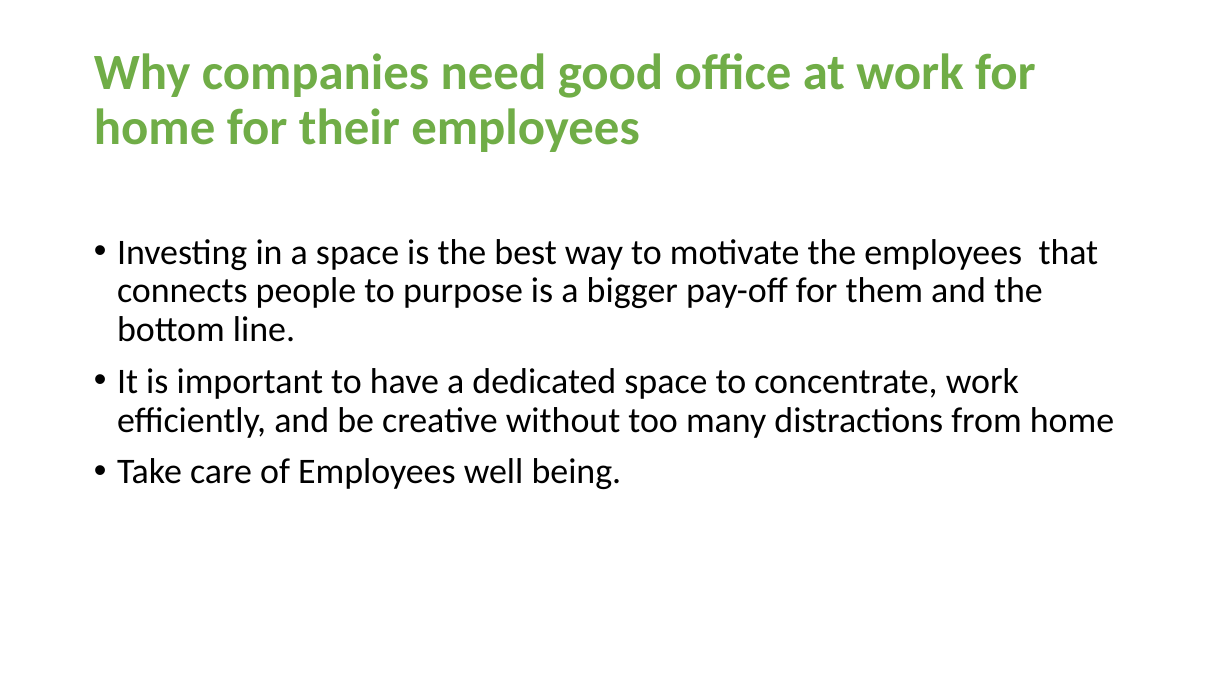
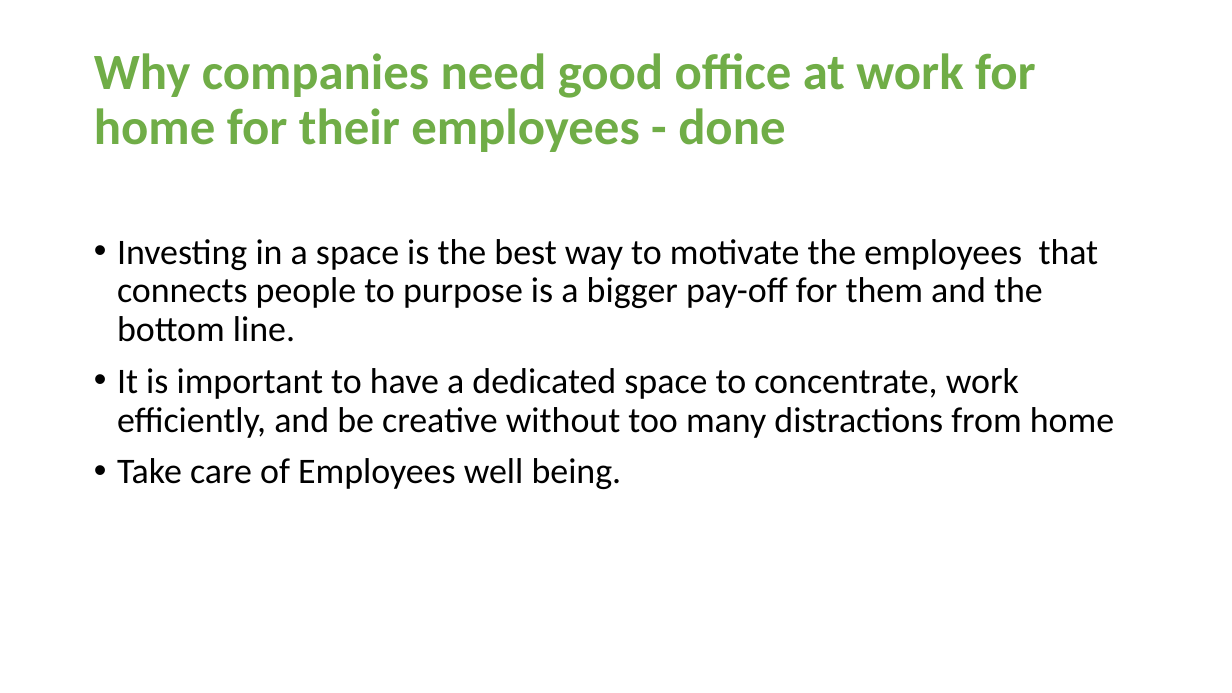
Before and after one commit to firoz5674/Lala-project, a slide deck: slide 2 of KLOUD DESK final.pptx. Drawn at 1232x693 pixels with LibreOffice and Linux fonts; fonts in the diff are those of the drawing. Boxes give left, top, right and bottom in pixels: in the first picture for what was removed or moved away, otherwise in the second. Text is boxed around its words. In the diff, an @@ line names an element or a change of style, - is before the commit and + after.

```diff
--- a/KLOUD DESK final.pptx
+++ b/KLOUD DESK final.pptx
@@ title at (94,53,1036,152): text changed @@
-Why companies need good office at work for home for their employees
+Why companies need good office at work for home for their employees - done
```
Also in this commit, not shown: 2 other slides changed, 2 other files.
